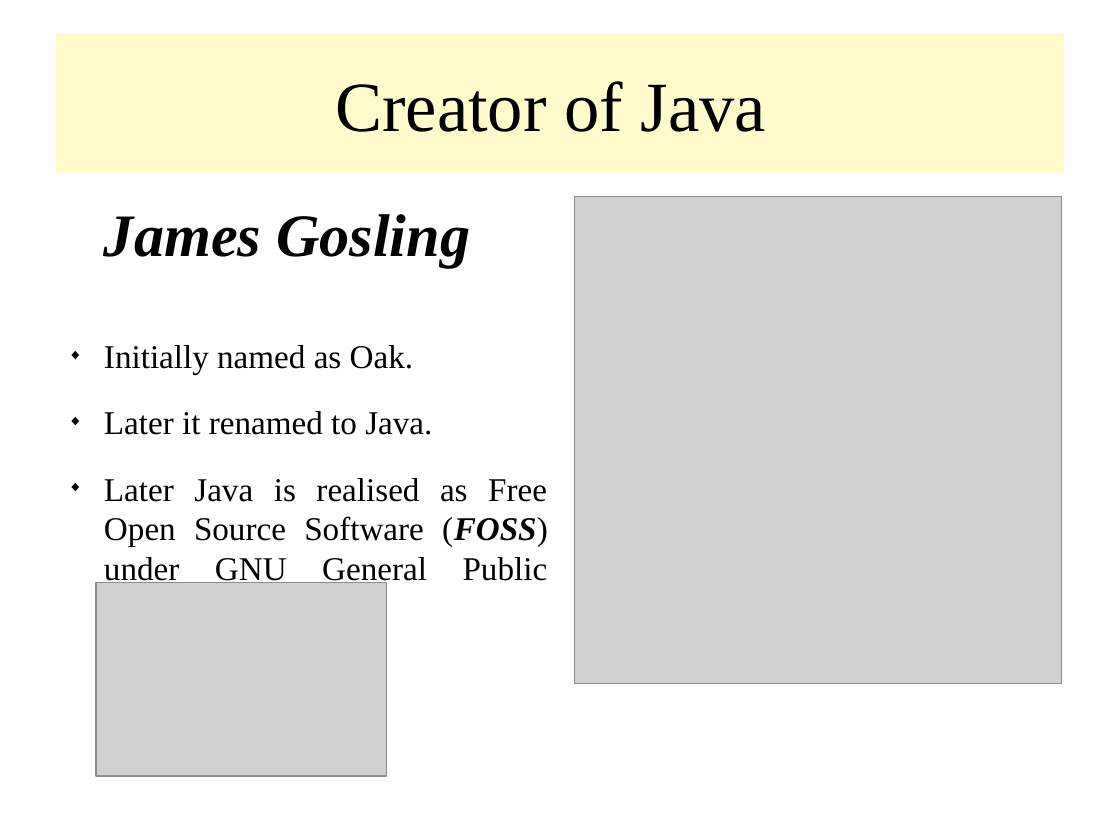
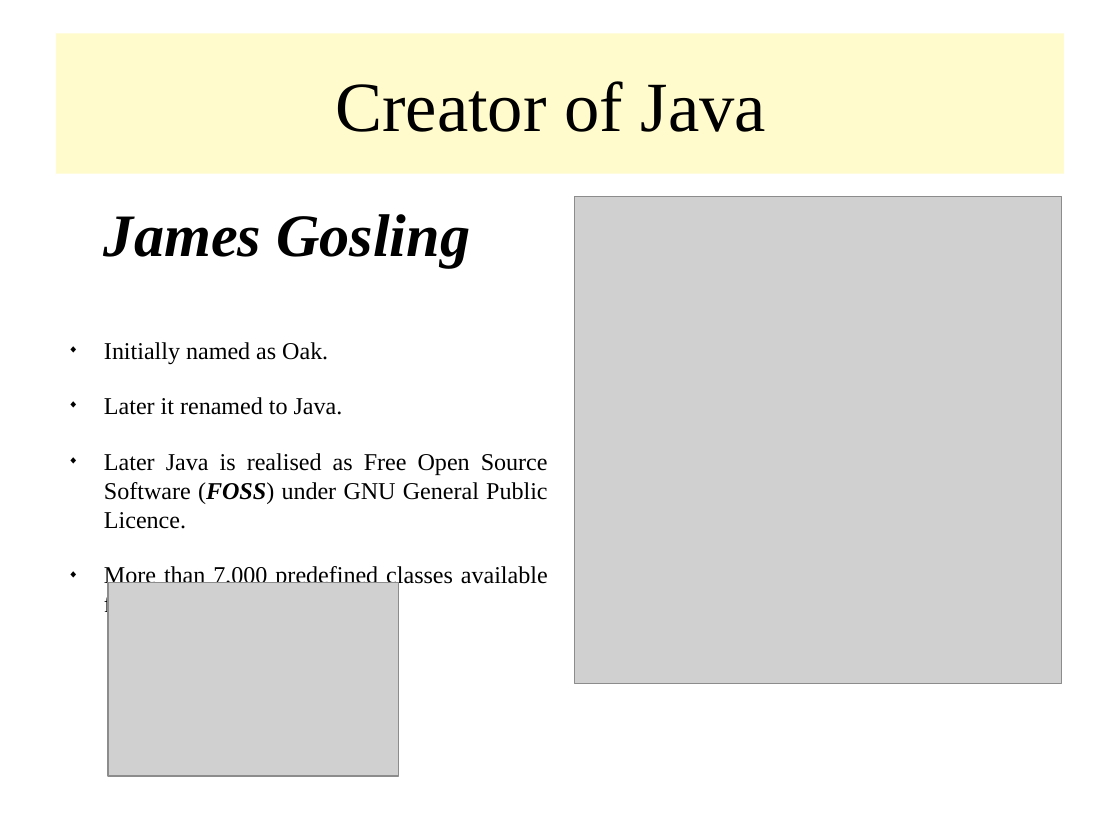
Before and after one commit to rajasekaran36/CS8392-OOPS, a slide deck: slide 3 of Slides/Unit 1/CS8392_U1_2_Intro_Java.odp. Drawn at 1120x840 pixels with LibreOffice and Linux fonts; fonts in the diff are those of the drawing; grey boxes stand for pictures. Boxes give left, top, right and bottom in pixels: in the first picture for what was removed or moved away, otherwise in the second. Text is boxed around its words. In the diff, an @@ line names an element or a change of style, - is before the commit and + after.

```diff
--- a/Slides/Unit 1/CS8392_U1_2_Intro_Java.odp
+++ b/Slides/Unit 1/CS8392_U1_2_Intro_Java.odp
@@ text at (104, 342, 548, 529): size 23.5 to 17.1 pt in "Initially named as Oak.", "Later it renamed to Java.", "Later Java is realised as Free Open ..." @@
@@ text at (104, 564, 548, 618): paragraph added @@
+◆ More than 7,000 predefined classes available for developers.
@@ picture: place and size @@
-picture at (96, 582, 386, 776)
+picture at (108, 582, 398, 776)
```
Also in this commit, not shown: 1 other slide changed, 1 slide added, 3 other files.
